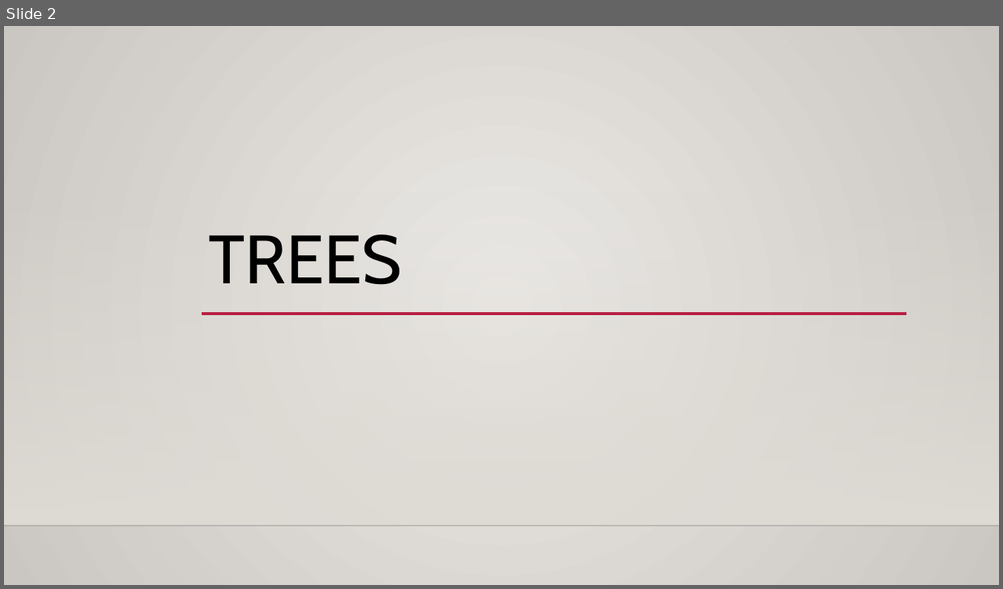
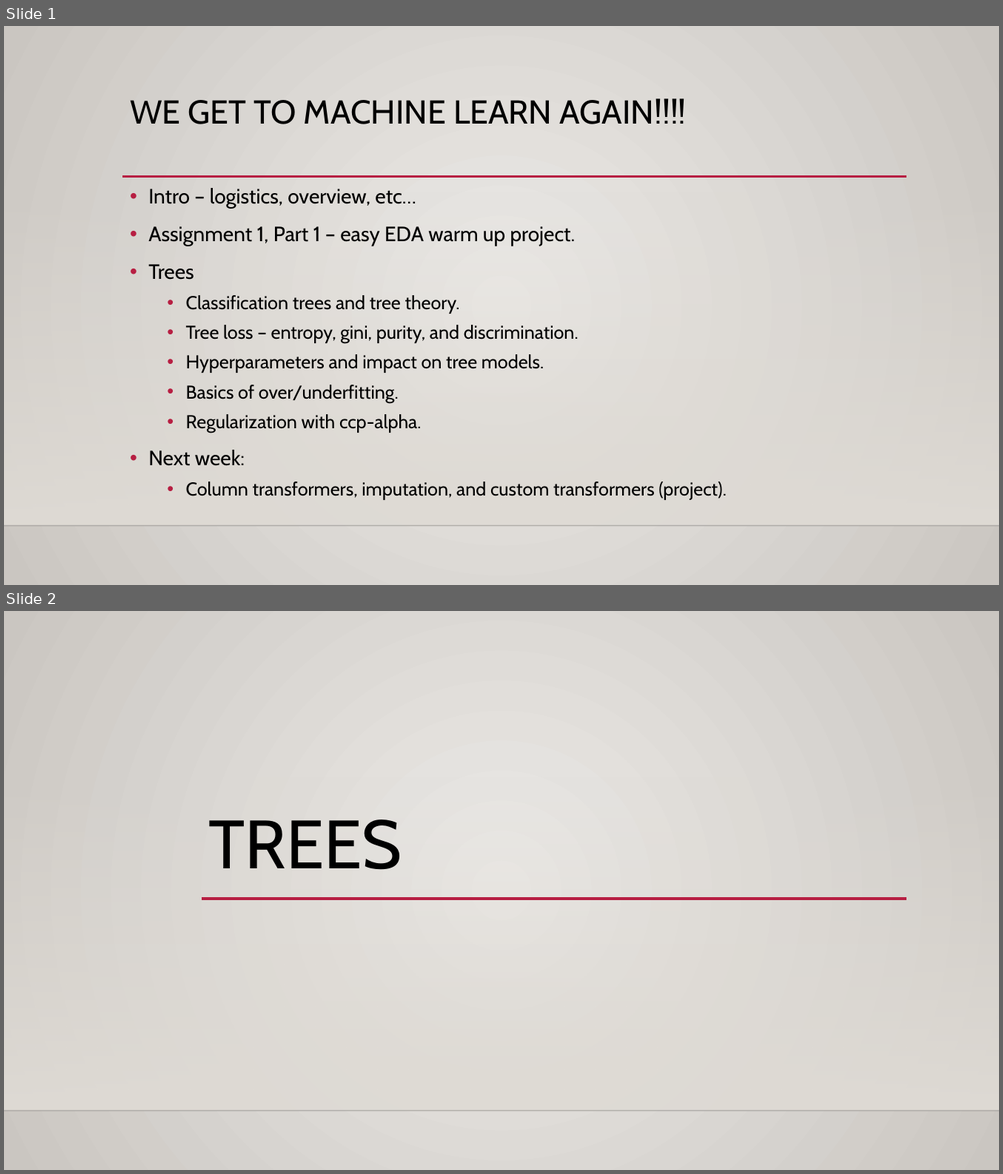
Before and after one commit to AkeemSemperDataScience/Intro_to_Machine_Learning_Students, a slide deck: reference_content/Slides/002_Trees_EDA.pptx. Shown one above the other, each under a label of ours: slide 2 before the commit, slides 1 and 2 after it. The pictures are 1003x589 and 1003x1174 pixels, drawn with LibreOffice and Linux fonts; fonts in the diff are those of the drawing; background and template pictures are left out. Boxes give left, top, right and bottom in pixels: in the first picture for what was removed or moved away, otherwise in the second. Text is boxed around its words. In the diff, an @@ line names an element or a change of style, - is before the commit and + after.

```diff
--- a/reference_content/Slides/002_Trees_EDA.pptx
+++ b/reference_content/Slides/002_Trees_EDA.pptx
@@ slide 1 added at bbox=[4, 26, 999, 585], background gradient #ECEAE7 to #CAC7C1; not listed: 2 template elements that a slide beside it also shows @@
@@ title added at bbox=[130, 99, 686, 124], 32 pt, text #000000 @@
+WE GET TO MACHINE LEARN AGAIN!!!!
@@ line added from (122, 177) to (907, 177), #B71E42 2.5 pt @@
@@ text added at bbox=[148, 188, 726, 500], 18 pt, text #000000 @@
+• Intro – logistics, overview, etc…
+• Assignment 1, Part 1 – easy EDA warm up project.
+• Trees
+  • Classification trees and tree theory.
+  • Tree loss – entropy, gini, purity, and discrimination.
+  • Hyperparameters and impact on tree models.
+  • Basics of over/underfitting.
+  • Regularization with ccp-alpha.
+• Next week:
+  • Column transformers, imputation, and custom transformers (project).
```
Also in this commit, not shown: 3 slides changed, 6 other slides added, 1 slide removed, 4 other files.
